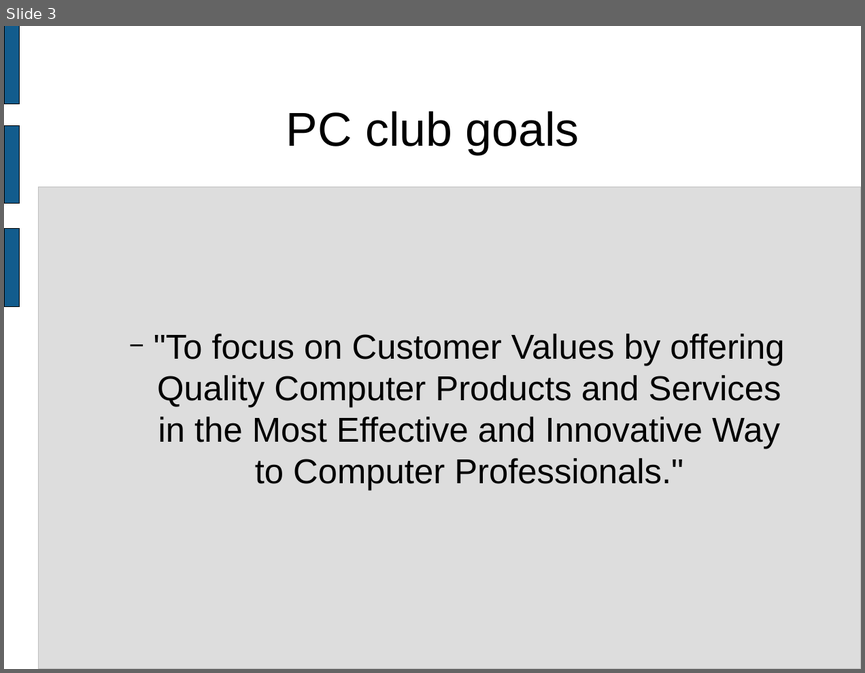
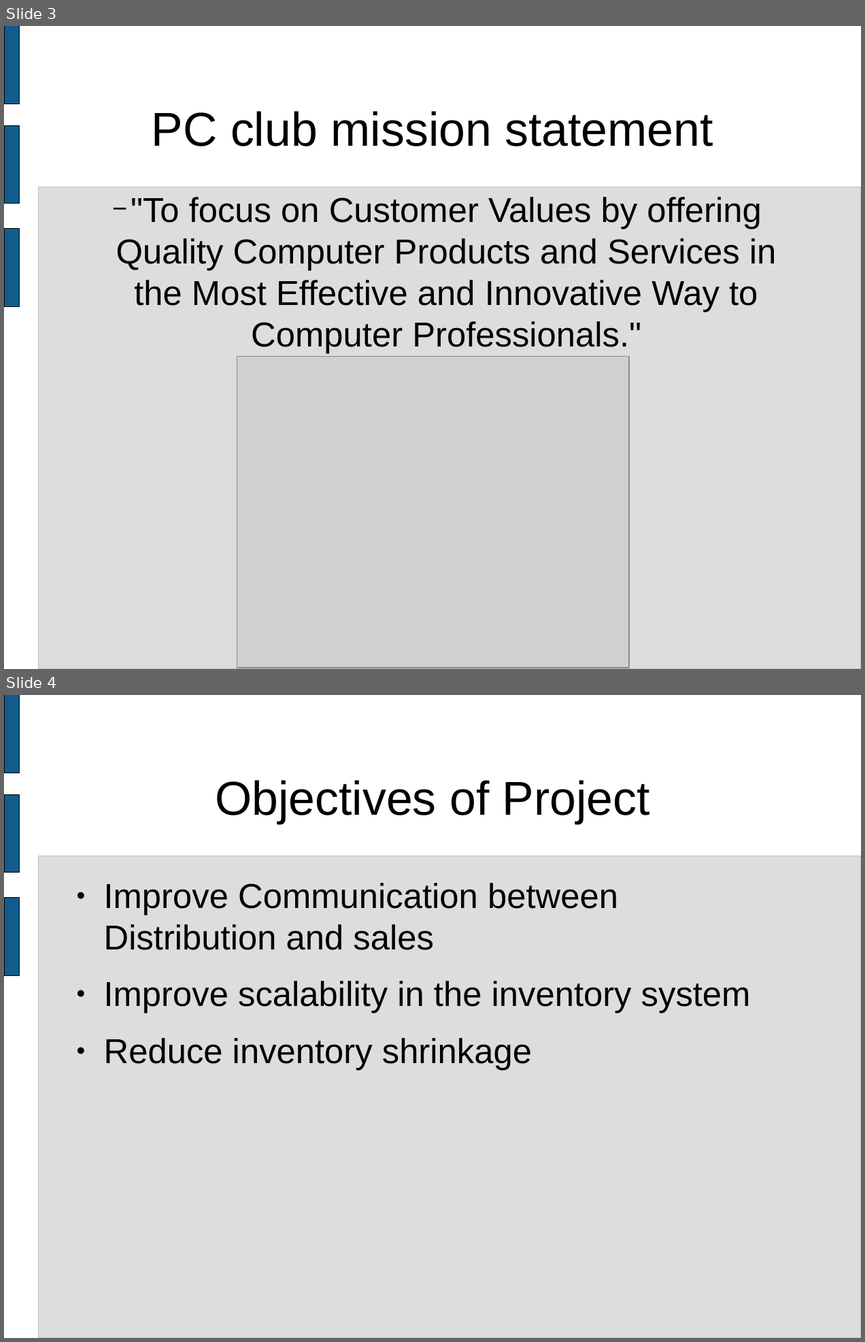
Before and after one commit to wgrand08/tether, a slide deck: trunk/schoolwork/final_presentation.odp. Shown one above the other, each under a label of ours: slide 3 before the commit, slides 3 and 4 after it. The pictures are 865x673 and 865x1342 pixels, drawn with LibreOffice and Linux fonts; fonts in the diff are those of the drawing; grey boxes stand for pictures. Boxes give left, top, right and bottom in pixels: in the first picture for what was removed or moved away, otherwise in the second. Text is boxed around its words. In the diff, an @@ line names an element or a change of style, - is before the commit and + after.

```diff
--- a/trunk/schoolwork/final_presentation.odp
+++ b/trunk/schoolwork/final_presentation.odp
@@ slide 4 added at <box>4,695,861,1338</box>, background #FFFFFF; not listed: 4 template elements that a slide beside it also shows @@
@@ title added at <box>215,780,650,824</box>, 44 pt, text #000000 @@
+Objectives of Project
@@ text added at <box>104,883,751,1070</box>, 32 pt, text #000000 @@
+● Improve Communication between Distribution and sales
+● Improve scalability in the inventory system
+● Reduce inventory shrinkage
@@ slide 3 changed as well @@
@@ subtitle ""To focus on Customer Values ...": place and size @@
-subtitle ""To focus on Customer Values ..." at <box>154,333,784,490</box>
+subtitle ""To focus on Customer Values ..." at <box>116,197,776,353</box>
@@ subtitle ""To focus on Customer Values ..." at <box>116,197,776,353</box>: indent changed @@
@@ title at <box>152,111,713,146</box>: text changed @@
-PC club goals
+PC club mission statement
@@ picture added at <box>237,356,629,667</box> @@
```
Also in this commit, not shown: 4 other slides changed, 6 other slides added, 2 slides removed, 1 other file.
